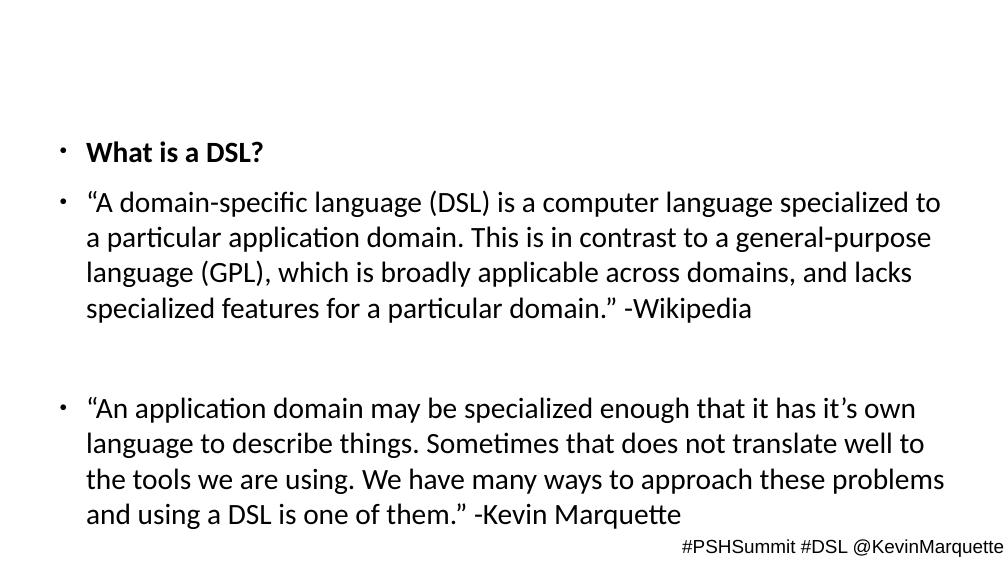
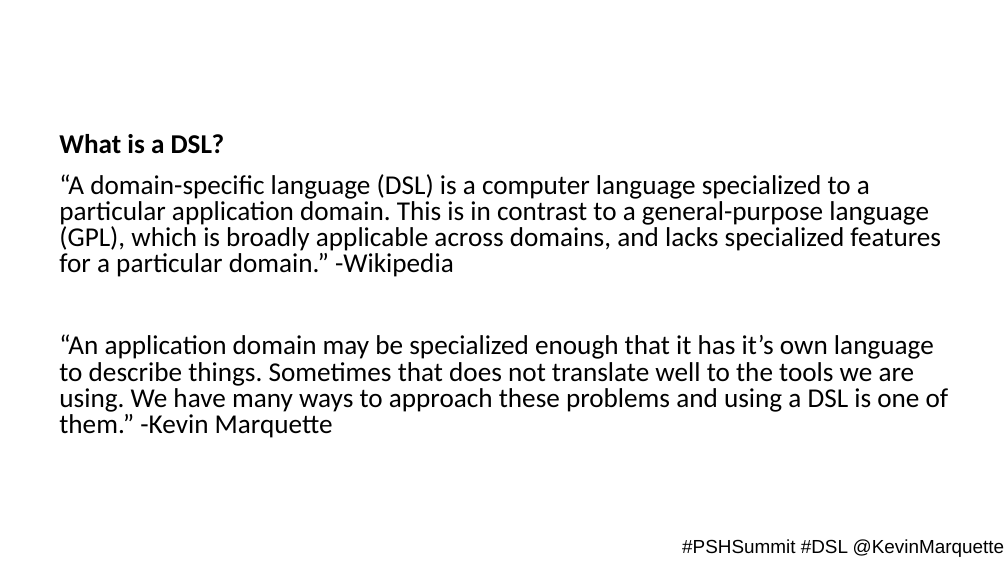
Before and after one commit to KevinMarquette/DSLPresentation, a slide deck: slide 7 of PSSummit-DSL.pptx (slide 12 before the commit). Drawn at 1008x567 pixels with LibreOffice and Linux fonts; fonts in the diff are those of the drawing; background and template pictures are left out. Boxes give left, top, right and bottom in pixels: in the first picture for what was removed or moved away, otherwise in the second. Text is boxed around its words. In the diff, an @@ line names an element or a change of style, - is before the commit and + after.

```diff
--- a/PSSummit-DSL.pptx
+++ b/PSSummit-DSL.pptx
@@ text "What is a DSL?" at box(59, 134, 949, 438): size 28 to 25.9 pt; bullet ● to none; line spacing 1 to 0.8 @@
```
Also in this commit, not shown: 5 other slides changed, 5 slides added, 7 slides removed, 7 other files.
